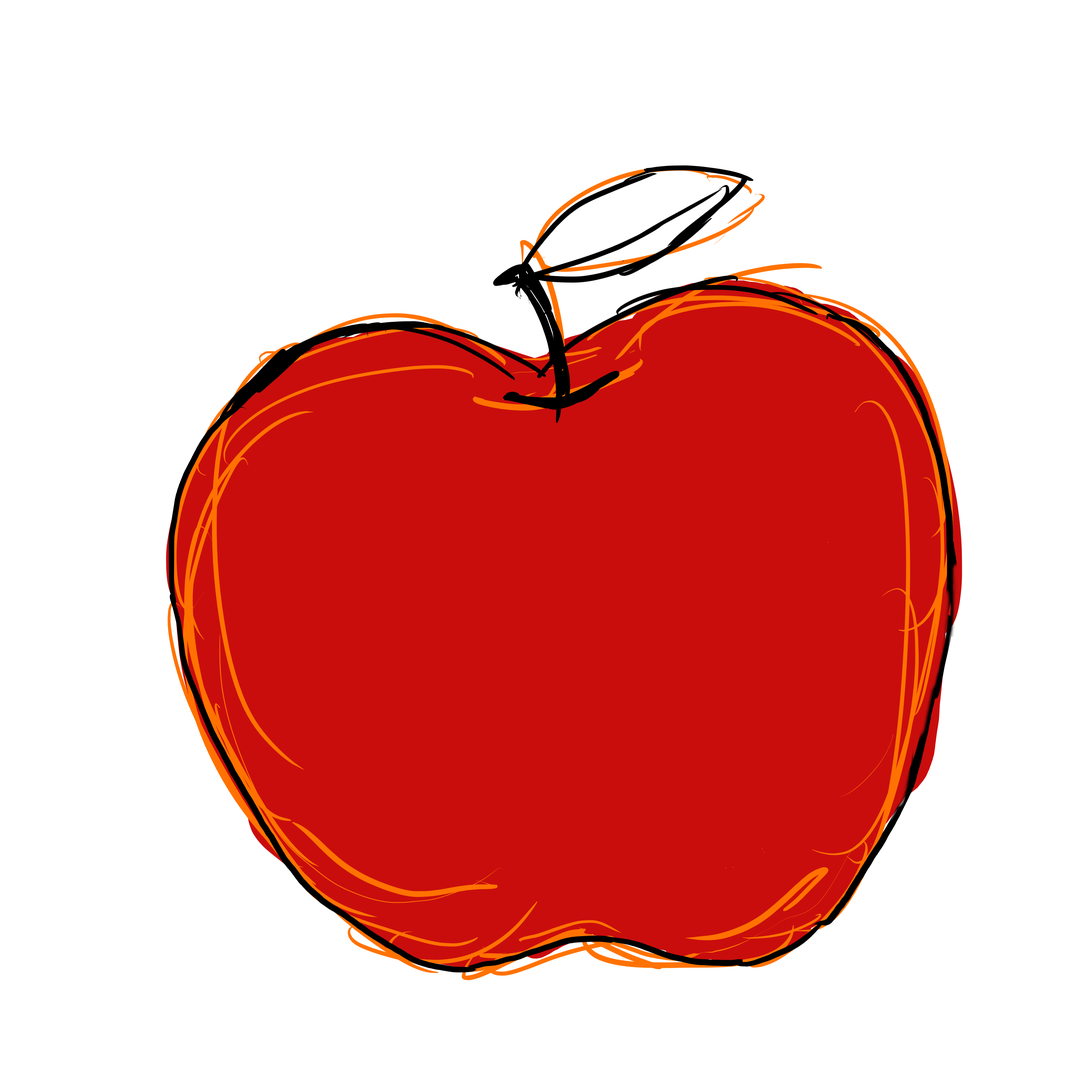
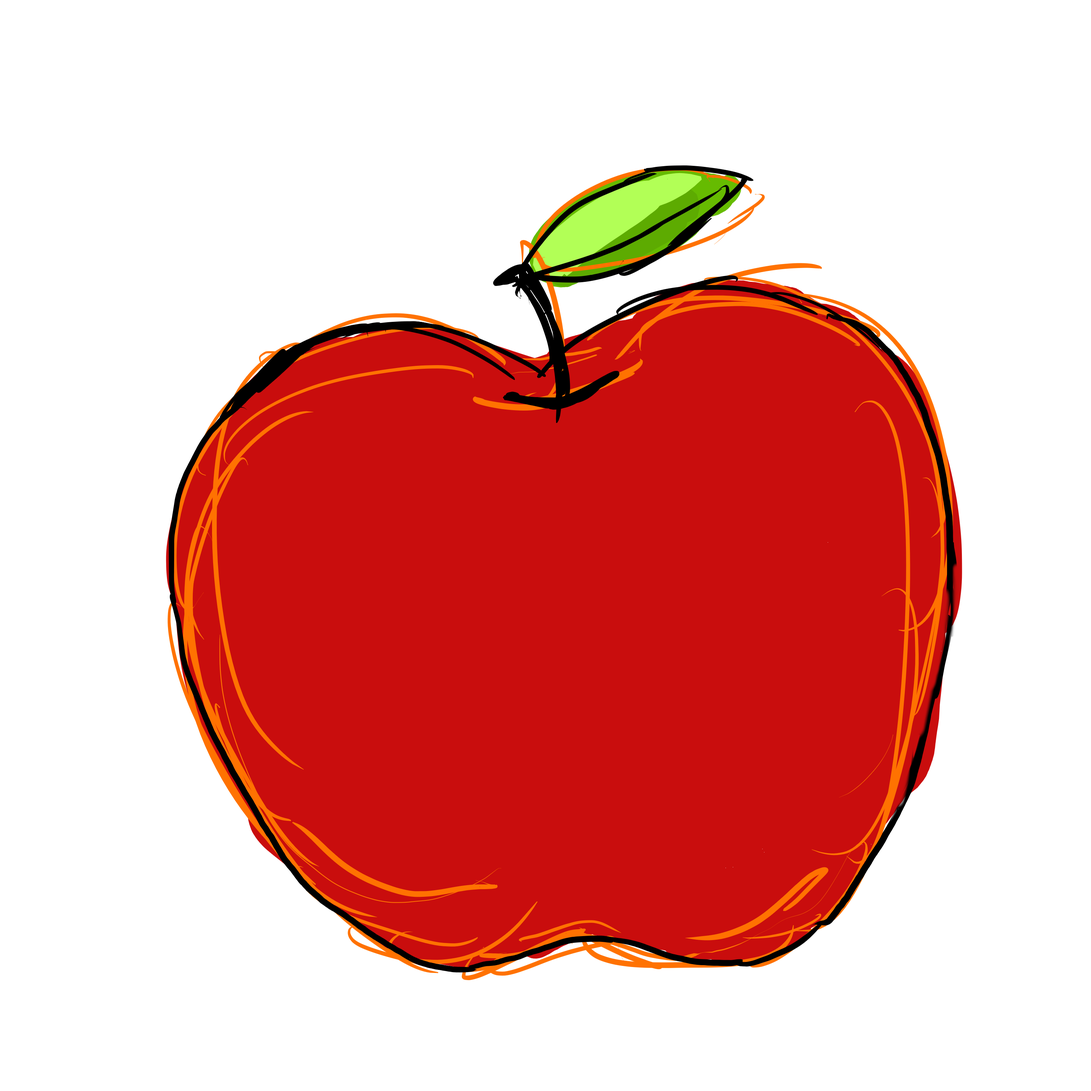
Comparing the layer stacks of the two w=1091, h=1091 images. Changes:
painted on "レイヤー 4" over left=529, top=170, right=742, bottom=288
